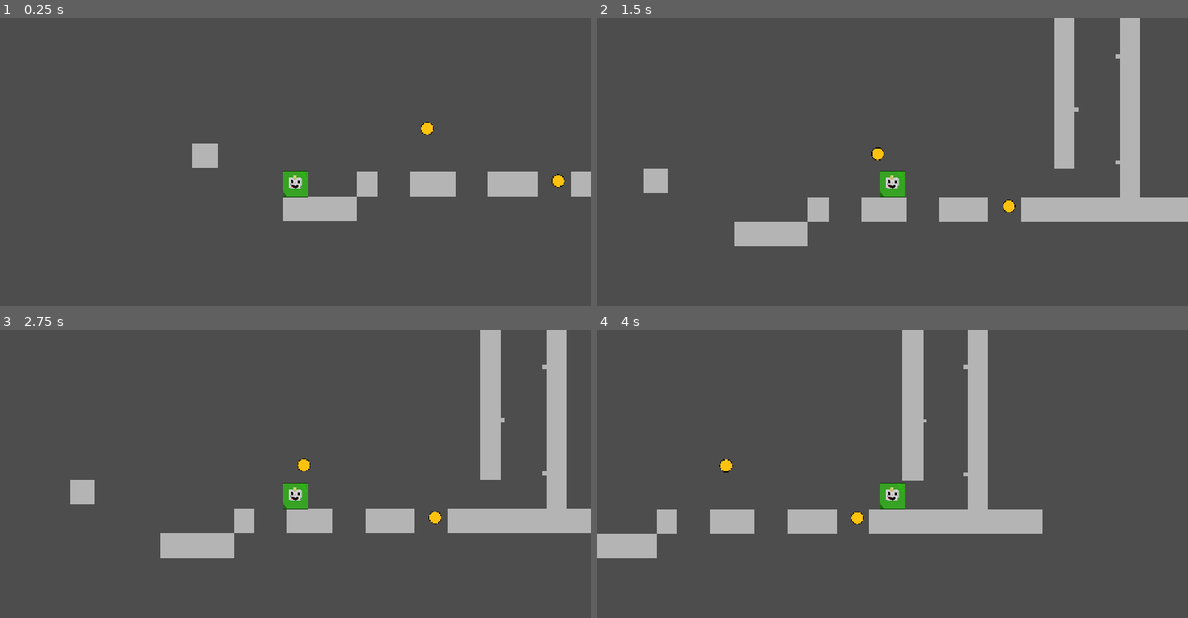
Above: before the commit, frames 1-4 (two rows, left to right).
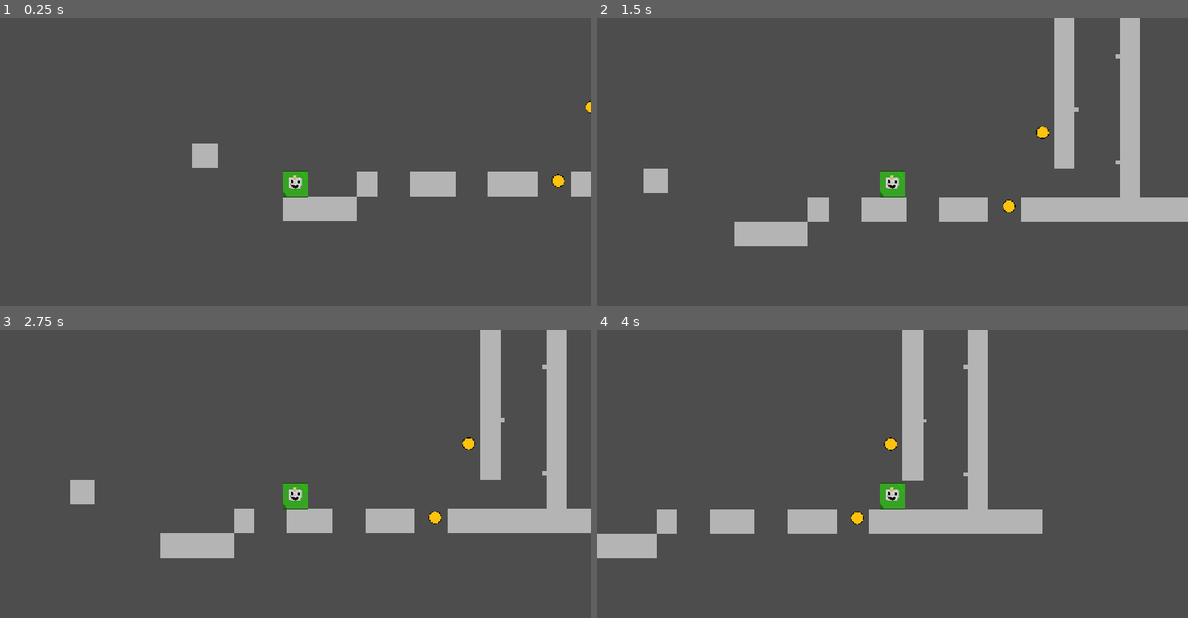
Above: after the commit, the same moments.

Repository: Tdem1/Haven-2026-Bounce-Back-Game-The-game
Game: Godot game, scene res://main.tscn
Two runs of this game, one before a commit and one after it. Both use one fixed random seed, a clock stepped at 60 frames per second and the inputs below.
Inputs:
- Up to frame 1 (0.25 s): no input
- Up to frame 2 (1.5 s): tap Enter (ui_accept) at 0.5, 0.77 s; hold Right (ui_right) from 0.53 s (still down)
- Up to frame 3 (2.75 s): tap Enter (ui_accept) at 1.52 s; release Right (ui_right) at 2.03 s; hold Left (ui_left) from 2.03 s (still down)
- Up to frame 4 (4 s): release Left (ui_left) at 2.78 s; hold Right (ui_right) from 2.78 s (still down); tap Enter (ui_accept) at 3.02, 3.77 s

The runs differ from the first frame. In frame 1, 0.1% of the frame differs, in the area x 71-100%, y 28-41%; in frame 2, 0.2%; in frame 3, 0.2%; in frame 4, 0.2%, in the area x 20-51%, y 37-50%.

Commit message:
Fixed a coin bug and linked both coins to the player

Diff:
--- a/bounce-back-godot/Level_1.tscn
+++ b/bounce-back-godot/Level_1.tscn
@@ -92,10 +92,15 @@
 tile_map_data = PackedByteArray("AAD9/wYAAAAAAAAAAAD9/wcAAAAAAAEAAAD9/wgAAAAAAAIAAAD9/wkAAAAAAAMAAAD9/woAAAAAAAQAAAD9/w …(32640 unchanged characters)…
 tile_set = SubResource("TileSet_bi4ei")
 
-[node name="Coin" parent="." unique_id=1142453244 instance=ExtResource("2_kidjj")]
-position = Vector2(513, -169)
+[node name="Player" parent="." unique_id=348473097 instance=ExtResource("3_65pcf")]
 
-[node name="Coin2" parent="." unique_id=130487742 instance=ExtResource("2_kidjj")]
+[node name="CoinSet" type="Node" parent="." unique_id=827978424]
+
+[node name="Coin" parent="CoinSet" unique_id=1142453244 instance=ExtResource("2_kidjj")]
+position = Vector2(1155, -253)
+
+[node name="Coin2" parent="CoinSet" unique_id=130487742 instance=ExtResource("2_kidjj")]
 position = Vector2(1024, 35)
 
-[node name="Player" parent="." unique_id=348473097 instance=ExtResource("3_65pcf")]
+[connection signal="get_coin" from="CoinSet/Coin" to="Player" method="_on_coin_get_coin"]
+[connection signal="get_coin" from="CoinSet/Coin2" to="Player" method="_on_coin_get_coin"]
--- a/bounce-back-godot/player.gd
+++ b/bounce-back-godot/player.gd
@@ -4,8 +4,6 @@
 const SPEED = 600.0
 const JUMP_VELOCITY = -900.0
 var coins=0
-func get_coin():
-	coins+=1
 
 func _physics_process(delta: float) -> void:
 	# Add the gravity.
@@ -31,3 +29,7 @@
 	else:
 		velocity.x = move_toward(velocity.x, 0, SPEED)
 	move_and_slide()
+
+
+func _on_coin_get_coin():
+	coins+=1
